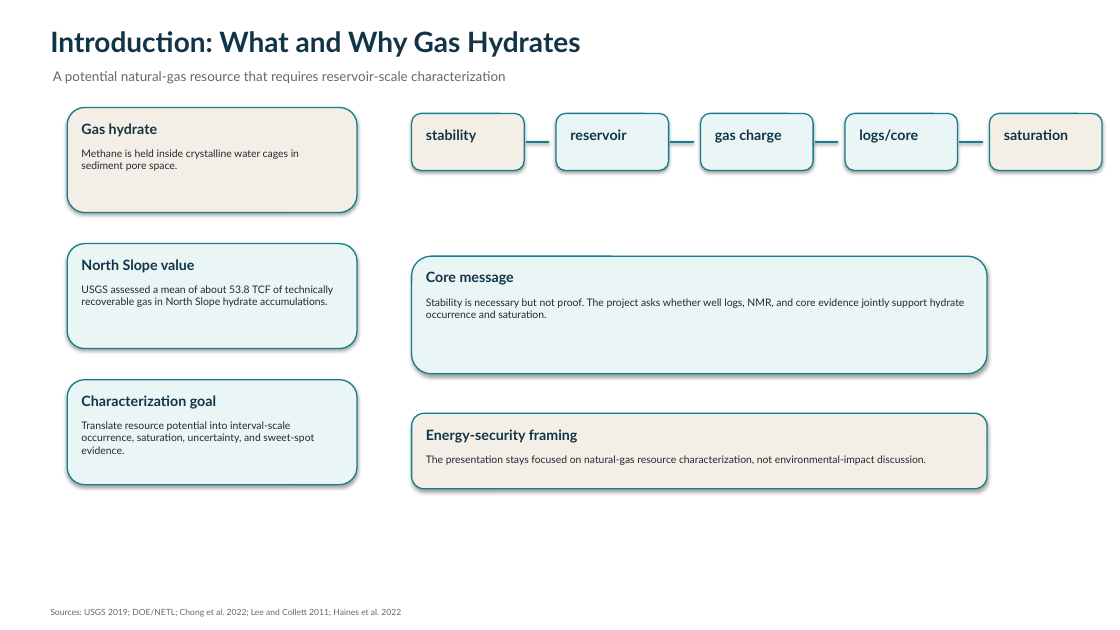
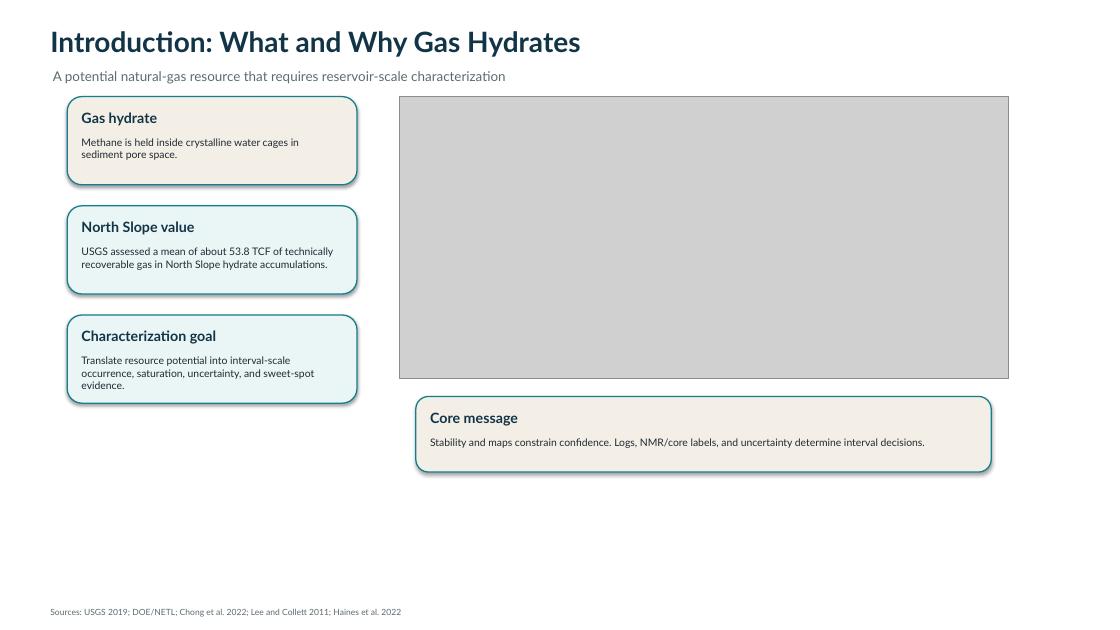
Before and after one commit to Rnanda442/north-slope-gas-hydrates, a slide deck: slide 2 of docs/project_blueprints/North_Slope_Gas_Hydrate_Reservoir_Characterization_Research_Overview.pptx. Drawn at 1120x630 pixels with LibreOffice and Linux fonts; fonts in the diff are those of the drawing; grey boxes stand for pictures. Boxes give left, top, right and bottom in pixels: in the first picture for what was removed or moved away, otherwise in the second. Text is boxed around its words. In the diff, an @@ line names an element or a change of style, - is before the commit and + after.

```diff
--- a/docs/project_blueprints/North_Slope_Gas_Hydrate_Reservoir_Characterization_Research_Overview.pptx
+++ b/docs/project_blueprints/North_Slope_Gas_Hydrate_Reservoir_Characterization_Research_Overview.pptx
@@ rounded rectangle: place and size @@
-rounded rectangle at (67,108,357,213)
+rounded rectangle at (67,97,357,185)
@@ text "Gas hydrate": place and size @@
-text "Gas hydrate" at (81,123,157,137)
+text "Gas hydrate" at (81,112,157,126)
@@ picture added at (399,97,1008,378) @@
@@ rounded rectangle removed at (412,113,524,171) @@
@@ rounded rectangle removed at (556,113,669,171) @@
@@ rounded rectangle removed at (701,113,813,171) @@
@@ rounded rectangle removed at (845,113,958,171) @@
@@ rounded rectangle removed at (990,113,1102,171) @@
@@ text "Methane is held inside crystalline ...": place and size @@
-text "Methane is held inside crystalline ..." at (81,149,299,171)
+text "Methane is held inside crystalline ..." at (81,138,299,160)
@@ text removed at (426,129,476,143) @@
-stability
@@ line removed from (526, 142) to (549, 142) @@
@@ text removed at (570,129,626,140) @@
-reservoir
@@ line removed from (670, 142) to (694, 142) @@
@@ text removed at (715,129,781,143) @@
-gas charge
@@ line removed from (815, 142) to (839, 142) @@
@@ text removed at (859,129,918,143) @@
-logs/core
@@ line removed from (960, 142) to (983, 142) @@
@@ text removed at (1004,129,1068,140) @@
-saturation
@@ rounded rectangle: place and size @@
-rounded rectangle at (67,244,357,349)
+rounded rectangle at (67,206,357,294)
@@ text "North Slope value": place and size @@
-text "North Slope value" at (81,259,195,273)
+text "North Slope value" at (81,221,195,235)
@@ text "USGS assessed a mean of ...": place and size @@
-text "USGS assessed a mean of ..." at (81,285,333,307)
+text "USGS assessed a mean of ..." at (81,247,333,270)
@@ rounded rectangle removed at (412,256,987,374) @@
@@ text removed at (426,298,965,318) @@
-Stability is necessary but not proof. The project asks whether well logs, NMR, and core evidence jointly support hydrate occurrence and saturation.
@@ rounded rectangle: place and size @@
-rounded rectangle at (67,380,357,485)
+rounded rectangle at (67,315,357,403)
@@ text "Characterization goal": place and size @@
-text "Characterization goal" at (81,395,216,409)
+text "Characterization goal" at (81,330,216,344)
@@ text "Translate resource potential into interval-scale ...": place and size @@
-text "Translate resource potential into interval-scale ..." at (81,421,314,454)
+text "Translate resource potential into interval-scale ..." at (81,356,314,389)
@@ rounded rectangle: place and size @@
-rounded rectangle at (412,413,987,489)
+rounded rectangle at (416,397,991,472)
@@ text "Core message": place and size @@
-text "Core message" at (426,271,514,285)
+text "Core message" at (430,412,518,426)
@@ text removed at (426,429,578,443) @@
-Energy-security framing
@@ text added at (430,438,925,448), 8.9 pt, text #1F2933 @@
+Stability and maps constrain confidence. Logs, NMR/core labels, and uncertainty determine interval decisions.
@@ text removed at (426,455,926,465) @@
-The presentation stays focused on natural-gas resource characterization, not environmental-impact discussion.
```
Also in this commit, not shown: 1 other slide changed, 1 slide added, 1 slide removed, 18 other files.
